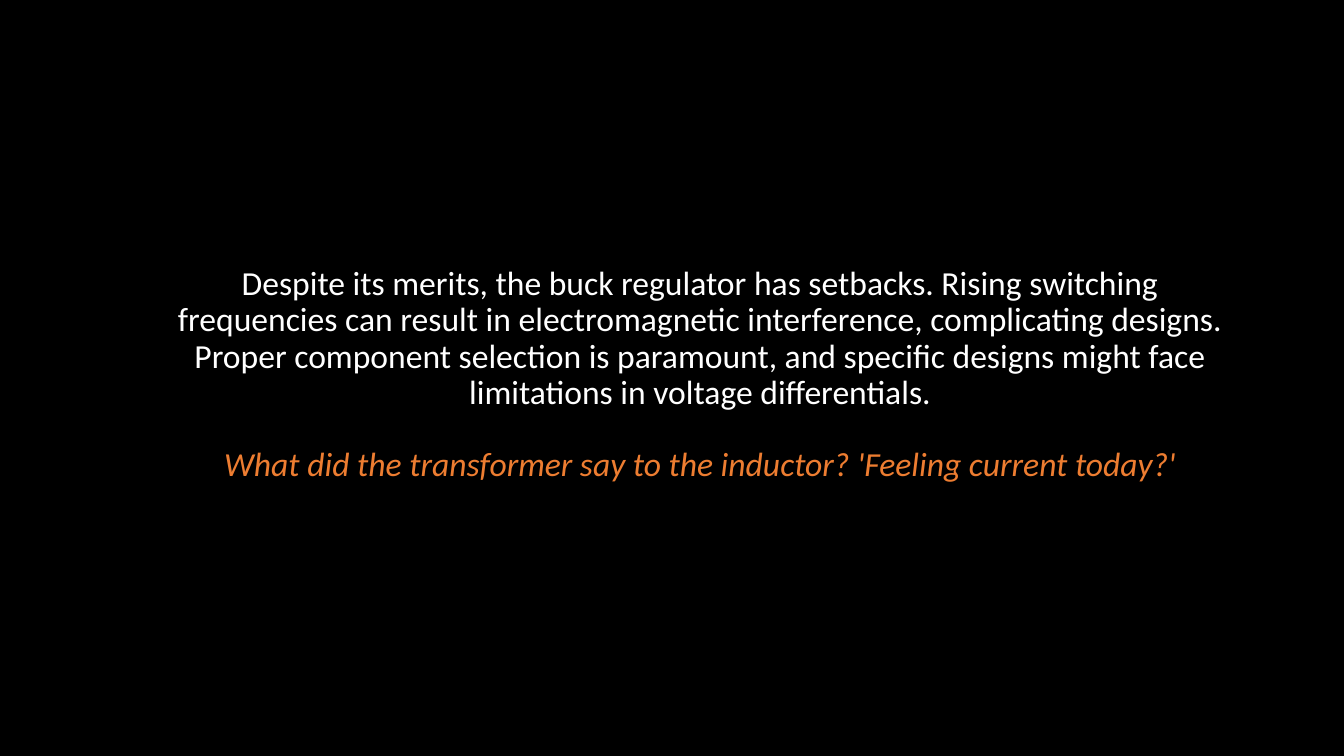
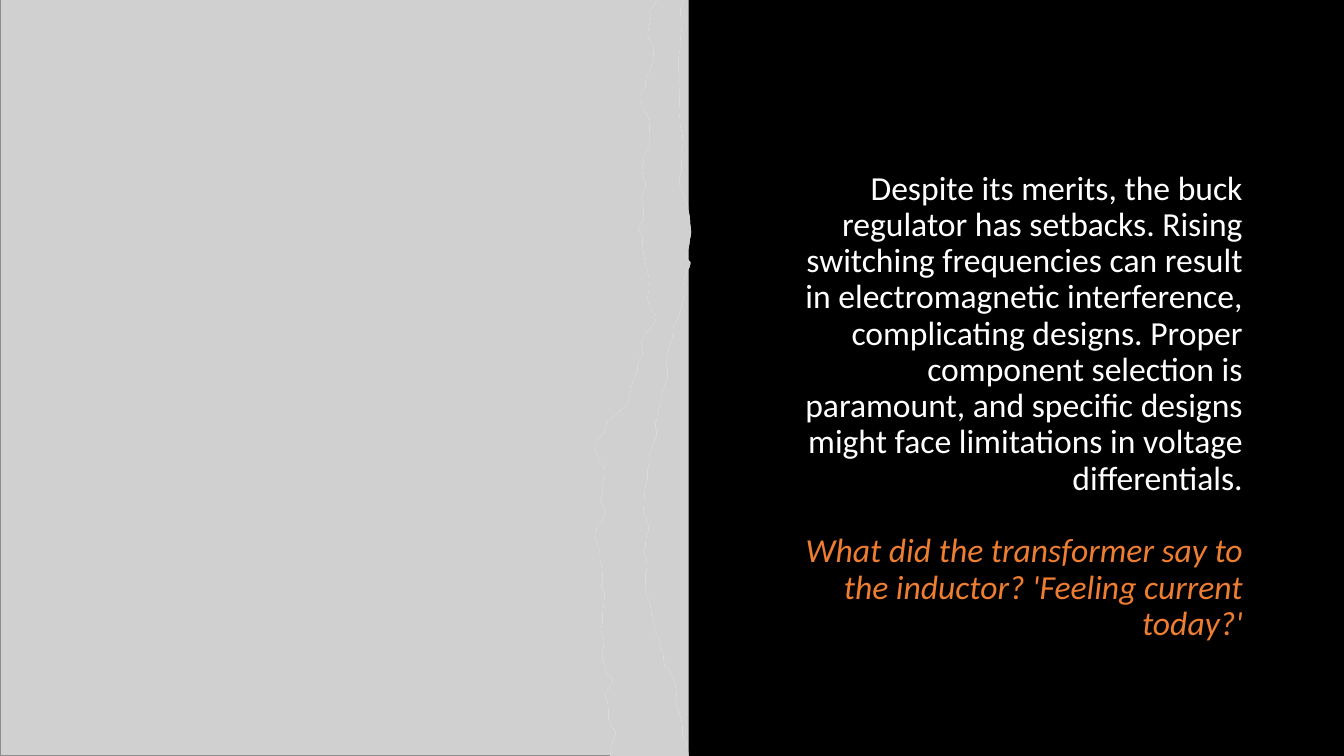
Before and after one commit to F-DeLaPaz/Buck-Regulators, a slide deck: slide 5 of Introduction to Buck Regulators.pptx. Drawn at 1344x756 pixels with LibreOffice and Linux fonts; fonts in the diff are those of the drawing; grey boxes stand for pictures; background and template pictures are left out. Boxes give left, top, right and bottom in pixels: in the first picture for what was removed or moved away, otherwise in the second. Text is boxed around its words. In the diff, an @@ line names an element or a change of style, - is before the commit and + after.

```diff
--- a/Introduction to Buck Regulators.pptx
+++ b/Introduction to Buck Regulators.pptx
@@ background picture (left out) to #FFFFFF @@
@@ rectangle added at <box>0,0,1344,756</box>, fill #000000 @@
@@ picture added at <box>0,0,689,756</box> @@
@@ freeform shape added at <box>595,0,692,756</box>, fill #FFFFFF @@
@@ picture added at <box>595,0,692,756</box> @@
@@ title "Despite its merits, the buck ...": place and size @@
-title "Despite its merits, the buck ..." at <box>178,271,1221,482</box>
+title "Despite its merits, the buck ..." at <box>805,176,1243,641</box>
@@ title "Despite its merits, the buck ..." at <box>805,176,1243,641</box>: alignment centre to right @@
```
Also in this commit, not shown: 1 other slide changed, 1 other file.
